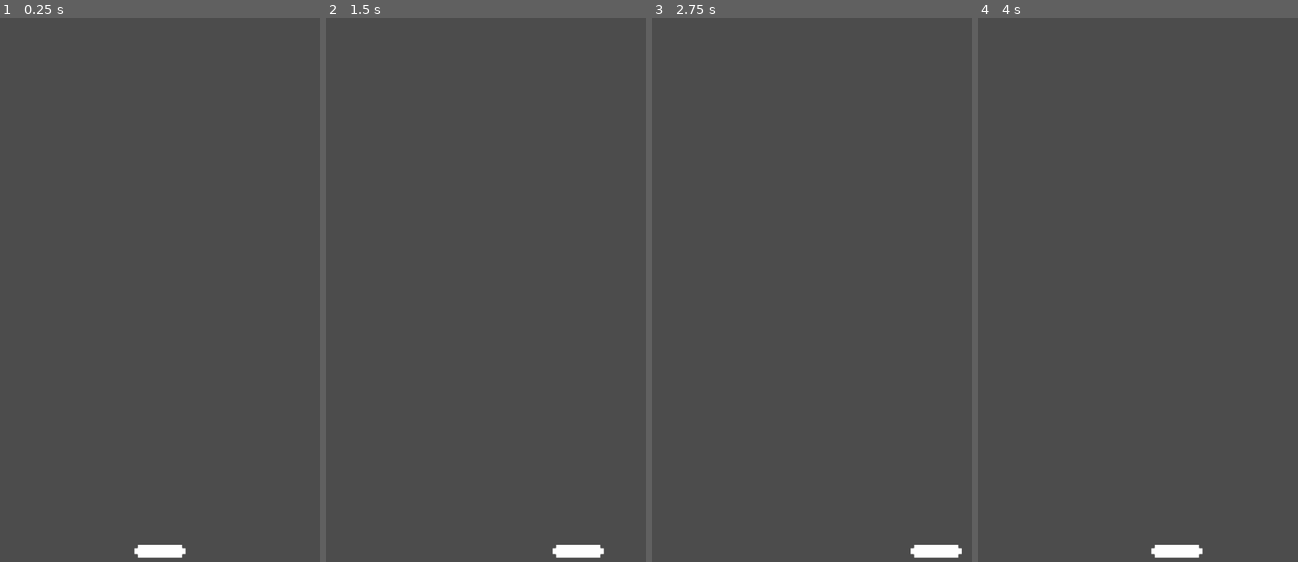
Above: before the commit, frames 1-4 (left to right).
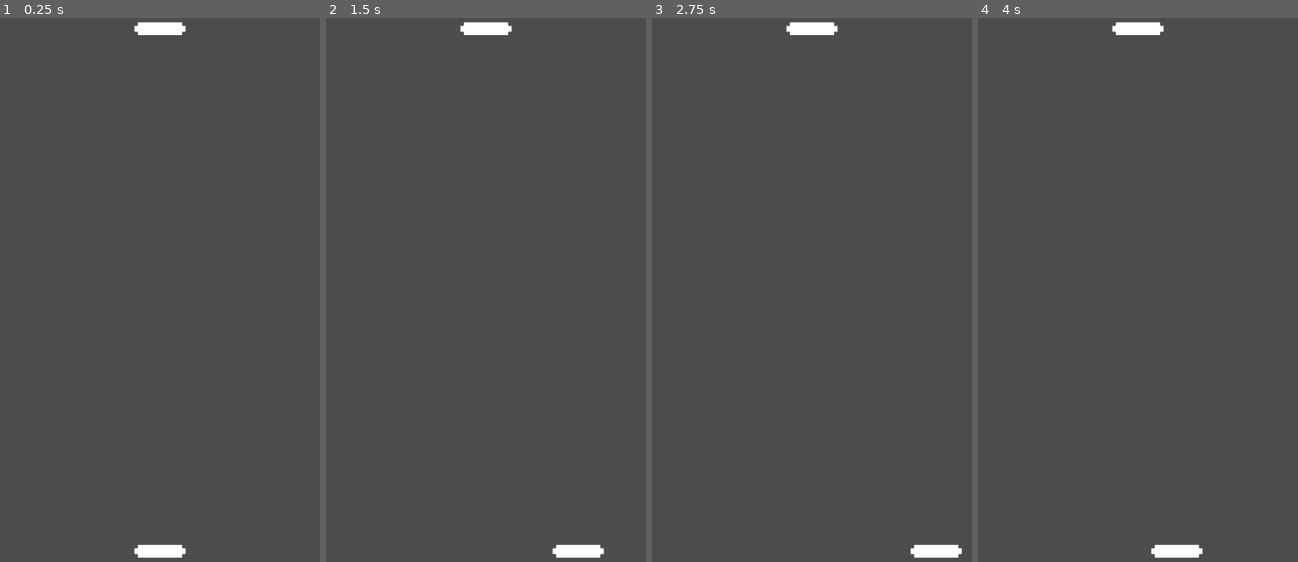
Above: after the commit, the same moments.

Repository: Szczocik/Pong_Move
Game: Godot game, scene res://Level/Level.tscn
The game is run twice, just before and just after one commit, with the same random seed, the same clock (stepped at 60 frames per second) and the same inputs. This scene is started directly instead of the project's main scene.
Inputs:
- Up to frame 1 (0.25 s): no input
- Up to frame 2 (1.5 s): tap Enter at 0.5 s; hold Right (ui_right) 0.53-1.28 s; hold Left (ui_left) from 1.28 s (still down)
- Up to frame 3 (2.75 s): release Left (ui_left) at 2.03 s; hold Right (ui_right) from 2.03 s (still down)
- Up to frame 4 (4 s): tap Space at 3.5 s; release Right (ui_right) at 3.53 s; hold Left (ui_left) from 3.53 s (still down)

The runs differ from the first frame. In frame 1, 0.4% of the frame differs, in the area x 41-59%, y 0-4%; in frame 2, 0.4%; in frame 3, 0.4%; in frame 4, 0.4%.

Commit message:
Opponent

Diff:
--- a/Level/Level.tscn
+++ b/Level/Level.tscn
@@ -1,6 +1,7 @@
-[gd_scene load_steps=3 format=2]
+[gd_scene load_steps=4 format=2]
 
 [ext_resource path="res://Player/Player.tscn" type="PackedScene" id=1]
+[ext_resource path="res://Opponent/Opponent.tscn" type="PackedScene" id=2]
 
 [sub_resource type="RectangleShape2D" id=1]
 extents = Vector2( 541.875, 17 )
@@ -26,3 +27,6 @@
 position = Vector2( -17, 505 )
 rotation = 1.5708
 shape = SubResource( 1 )
+
+[node name="Opponent" parent="." instance=ExtResource( 2 )]
+position = Vector2( 300, 24 )
--- /dev/null
+++ b/Opponent/Opponent.tscn
@@ -0,0 +1,16 @@
+[gd_scene load_steps=3 format=2]
+
+[ext_resource path="res://assets/paddle.png" type="Texture" id=1]
+
+[sub_resource type="RectangleShape2D" id=1]
+extents = Vector2( 48, 11 )
+
+[node name="Opponent" type="KinematicBody2D"]
+
+[node name="Sprite" type="Sprite" parent="."]
+rotation = 1.5708
+scale = Vector2( 3, 3 )
+texture = ExtResource( 1 )
+
+[node name="CollisionShape2D" type="CollisionShape2D" parent="."]
+shape = SubResource( 1 )
